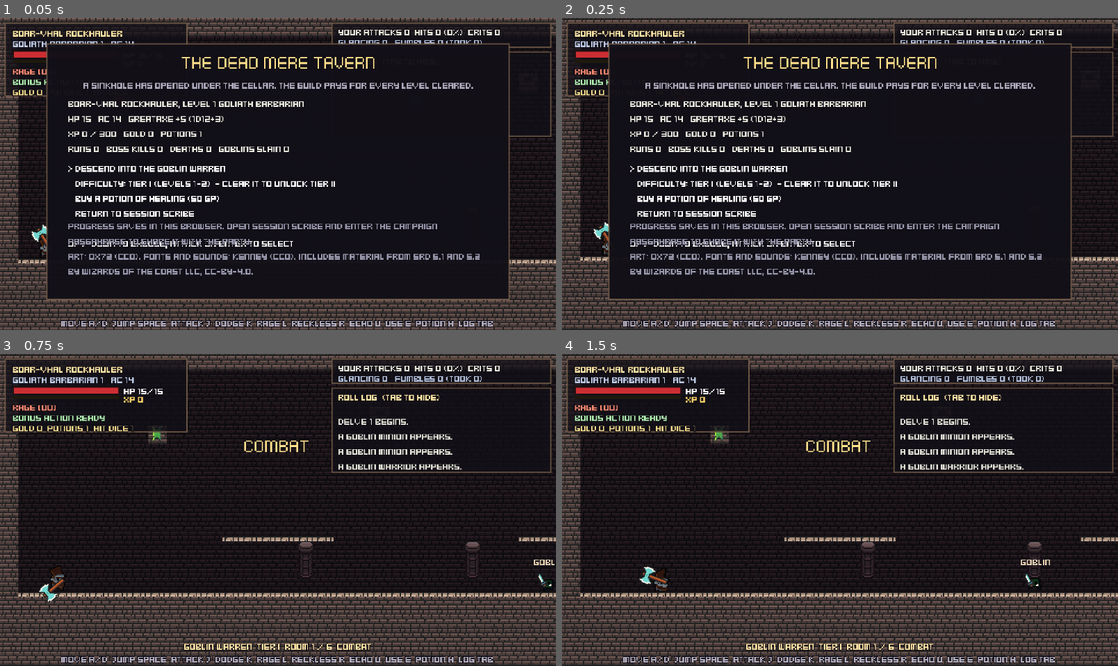
Above: before the commit, frames 1-4 (two rows, left to right).
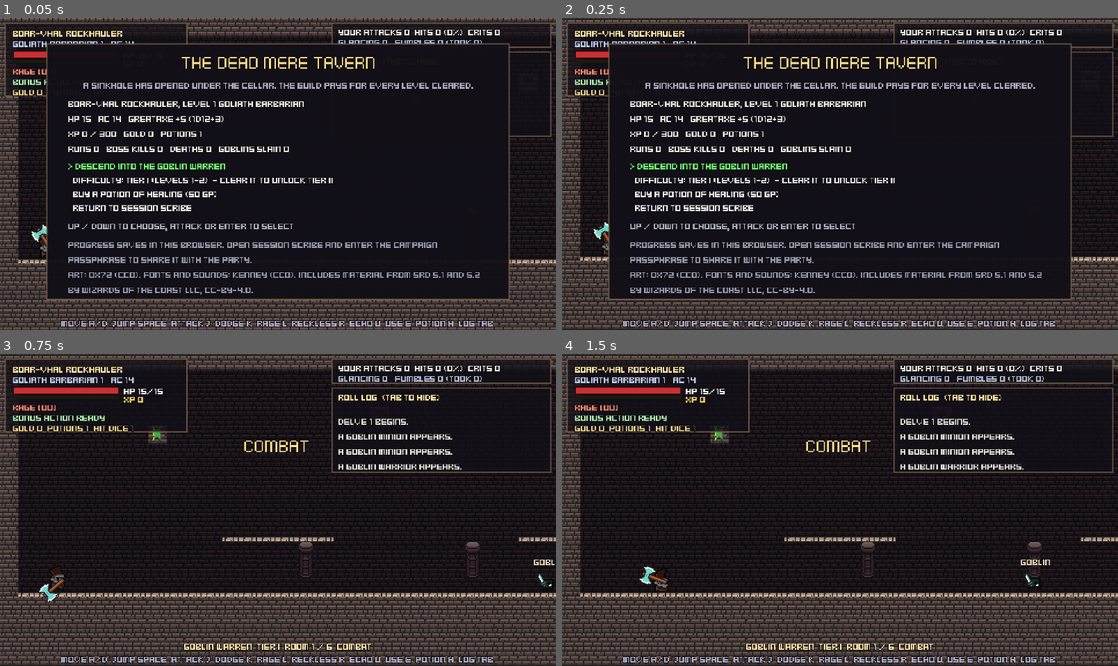
Above: after the commit, the same moments.

Repository: classifiedsecret/table-notes
Game: Godot game, scene res://main.tscn
The game is run twice, just before and just after one commit, with the same random seed, the same clock (stepped at 60 frames per second) and the same inputs.
Inputs (mouse positions are in pixels of both pictures, inside the frame that each line leads up to):
- Up to frame 1 (0.05 s): no input
- Up to frame 2 (0.25 s): no input
- Up to frame 3 (0.75 s): tap Enter (confirm) at 0.5 s; move the mouse to (400, 494) at 0.52 s; hold D (move_right) from 0.53 s (still down); tap J (attack) at 0.6 s; click (400, 494) at 0.67 s
- Up to frame 4 (1.5 s): tap Space (jump) at 0.77 s; release D (move_right) at 1.25 s; drag from (728, 525) to (812, 572) at 1.27 s

The runs differ from the first frame. In frame 1, 6.7% of the frame differs, in the area x 12-87%, y 46-89%; in frame 2, 6.7%; in frame 3, nothing differs; in frame 4, nothing differs.

Commit message:
Vanguard's Descent: tavern menu no longer overlaps its footer
Options are laid out one per line from the option count, with the
instructions and credits placed below them; the selection is green to
match the battle menu.

Co-Authored-By: Claude Opus 5.5 <noreply@anthropic.com>
Claude-Session: https://claude.ai/code/session_01FFZszJXgzQJUaVBRjoWg3e

Diff:
--- a/game-src/scripts/game/hud.gd
+++ b/game-src/scripts/game/hud.gd
@@ -37,6 +37,8 @@
 var tavern_panel: PanelContainer
 var tavern_sheet: Label
 var tavern_opts: Label
+var tavern_lines: Array[Label] = []
+var tavern_help: Label
 var tavern_foot: Label
 var hints: Label
 
@@ -158,9 +160,13 @@
 	tavern_sheet = _label(tavern_panel, Vector2(18, 46), "", 8, Color(0.92, 0.92, 0.88))
 	tavern_sheet.size = Vector2(364, 50)
 	tavern_opts = _label(tavern_panel, Vector2(18, 102), "", 8, Color(1, 1, 1))
-	tavern_opts.size = Vector2(364, 50)
-	tavern_foot = _label(tavern_panel, Vector2(18, 152), "", 8, Color(0.6, 0.6, 0.68))
-	tavern_foot.size = Vector2(364, 64)
+	for i in 8:
+		var tl := _label(tavern_panel, Vector2(18, 100 + i * 12), "", 8, Color.WHITE)
+		tl.visible = false
+		tavern_lines.append(tl)
+	tavern_help = _label(tavern_panel, Vector2(18, 150), "UP / DOWN TO CHOOSE, ATTACK OR ENTER TO SELECT", 8, Color(0.7, 0.7, 0.76))
+	tavern_foot = _label(tavern_panel, Vector2(18, 166), "", 8, Color(0.6, 0.6, 0.68))
+	tavern_foot.size = Vector2(364, 50)
 	tavern_foot.autowrap_mode = TextServer.AUTOWRAP_WORD_SMART
 	tavern_panel.visible = false
 
@@ -312,10 +318,20 @@
 func show_tavern(sheet: String, options: Array, pick: int, foot: String) -> void:
 	tavern_panel.visible = true
 	tavern_sheet.text = sheet.to_upper()
-	var lines: Array[String] = []
-	for i in options.size():
-		lines.append(("> " if i == pick else "   ") + str(options[i]).to_upper())
-	tavern_opts.text = "\n".join(lines) + "\n\nUP / DOWN TO CHOOSE, ATTACK OR ENTER TO SELECT"
+	tavern_opts.text = ""
+	# One line per option, laid out from the option count so nothing overlaps.
+	var y := 100.0
+	for i in tavern_lines.size():
+		var l := tavern_lines[i]
+		l.visible = i < options.size()
+		if not l.visible:
+			continue
+		l.position.y = y
+		l.text = ("> " if i == pick else "  ") + str(options[i]).to_upper()
+		l.label_settings.font_color = Color(0.45, 1.0, 0.45) if i == pick else Color(0.92, 0.92, 0.9)
+		y += 12.0
+	tavern_help.position.y = y + 4.0
+	tavern_foot.position.y = y + 20.0
 	tavern_foot.text = (foot + "\nArt: 0x72 (CC0). Fonts and sounds: Kenney (CC0). Includes material from SRD 5.1 and 5.2 by Wizards of the Coast LLC, CC-BY-4.0.").to_upper()
 
 
Not shown, changed: game/index.pck
